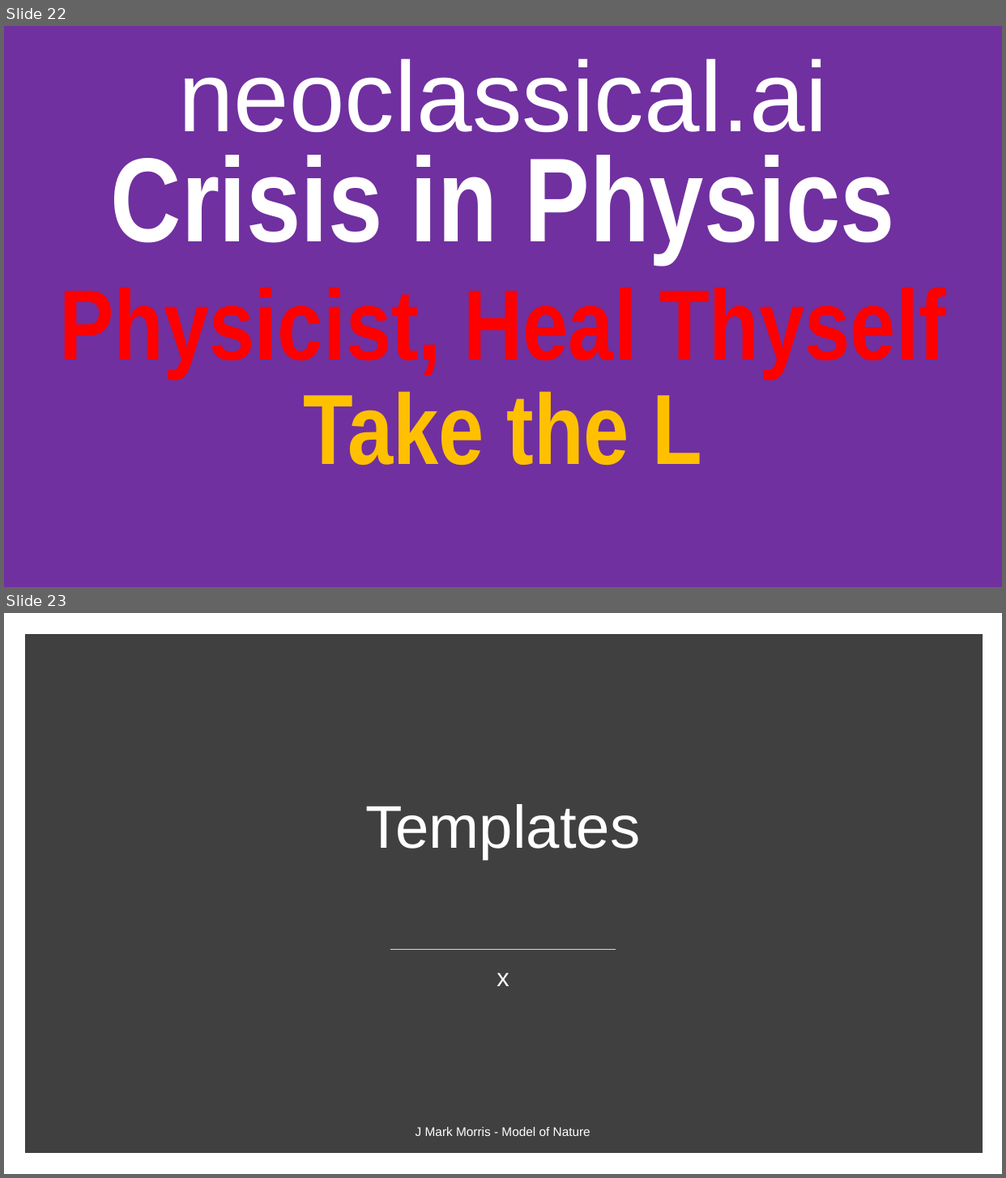
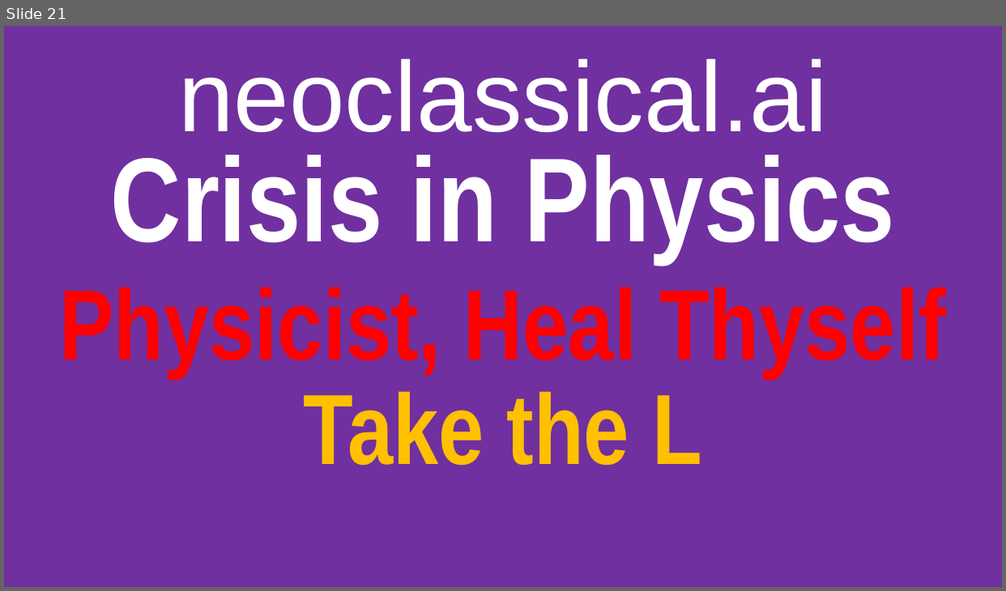
Before and after one commit to jmarkmorris/architrino, a slide deck: reference/archie/presentations/NPQG Video - Titles and Templates.pptx. Shown one above the other, each under a label of ours: slides 22 and 23 before the commit, slide 21 after it. The pictures are 1006x1178 and 1006x591 pixels, drawn with LibreOffice and Linux fonts; fonts in the diff are those of the drawing. Boxes give left, top, right and bottom in pixels: in the first picture for what was removed or moved away, otherwise in the second. Text is boxed around its words. In the diff, an @@ line names an element or a change of style, - is before the commit and + after.

```diff
--- a/reference/archie/presentations/NPQG Video - Titles and Templates.pptx
+++ b/reference/archie/presentations/NPQG Video - Titles and Templates.pptx
@@ slide 23 removed at box(4, 613, 1002, 1174), background #FFFFFF @@
@@ rectangle removed at box(30, 639, 978, 1148) @@
@@ title removed at box(365, 804, 640, 859) @@
-Templates
@@ line removed from (391, 949) to (616, 949) @@
@@ subtitle removed at box(496, 973, 509, 986) @@
-x
@@ text removed at box(415, 1127, 590, 1136) @@
-J Mark Morris - Model of Nature
@@ what was slide 22 is now slide 21 @@
```
Also in this commit, not shown: 6 other slides removed, 16 other files.
